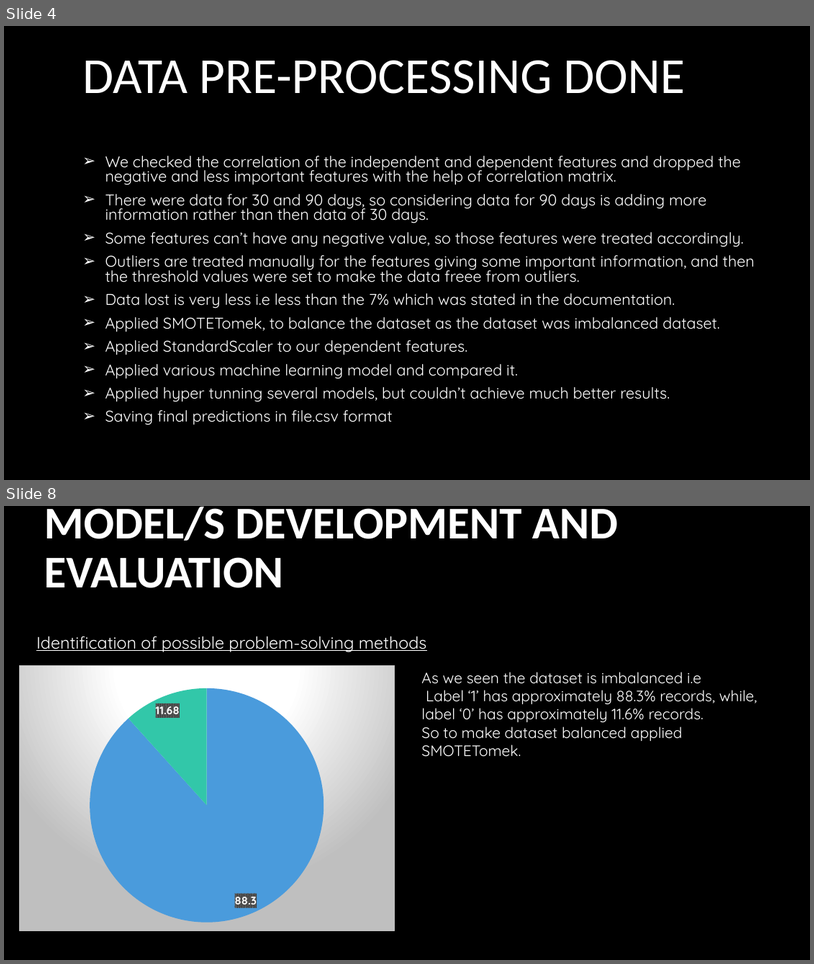
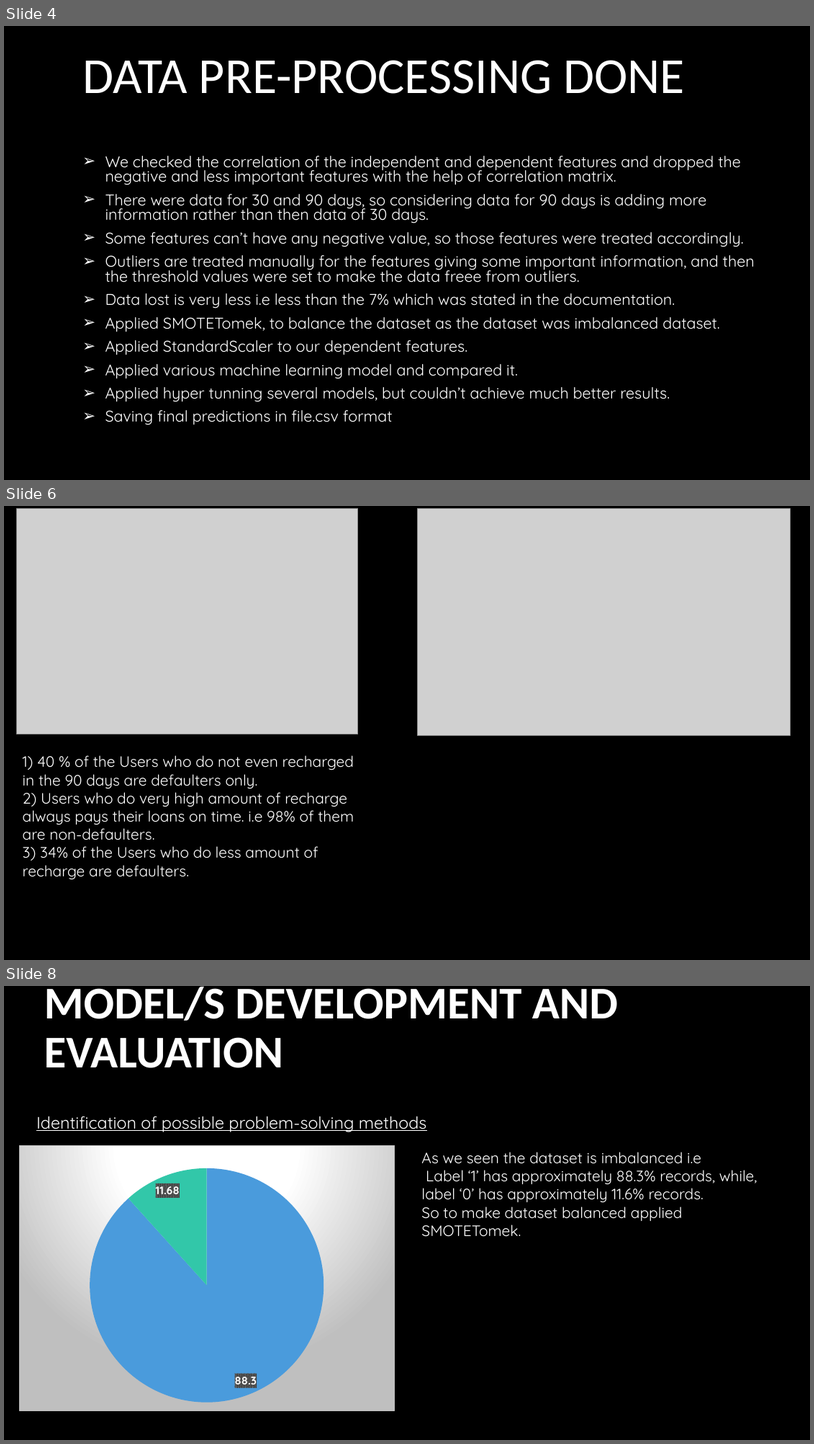
Before and after one commit to devanshusuri/Fliprobo-Assignments, a slide deck: Micro-Credit-Defaulter/Presentation1 (1).pptx. Shown one above the other, each under a label of ours: slides 4 and 8 before the commit, slides 4, 6 and 8 after it; the slides between them are not shown. The pictures are 814x964 and 814x1444 pixels, drawn with LibreOffice and Linux fonts; fonts in the diff are those of the drawing; grey boxes stand for pictures; background and template pictures are left out. Boxes give left, top, right and bottom in pixels: in the first picture for what was removed or moved away, otherwise in the second. Text is boxed around its words. In the diff, an @@ line names an element or a change of style, - is before the commit and + after.

```diff
--- a/Micro-Credit-Defaulter/Presentation1 (1).pptx
+++ b/Micro-Credit-Defaulter/Presentation1 (1).pptx
@@ slide 6 added at [4, 506, 810, 960], background #000000 @@
@@ picture added at [17, 508, 358, 734] @@
@@ picture added at [417, 508, 790, 735] @@
@@ text added at [23, 755, 354, 880], 18 pt, text #FFFFFF @@
+1) 40 % of the Users who do not even recharged in the 90 days are defaulters only.
+2) Users who do very high amount of recharge always pays their loans on time. i.e 98% of them are non-defaulters.
+3) 34% of the Users who do less amount of recharge are defaulters.
```
Also in this commit, not shown: 2 slides changed, 12 other slides added, 11 slides removed.
